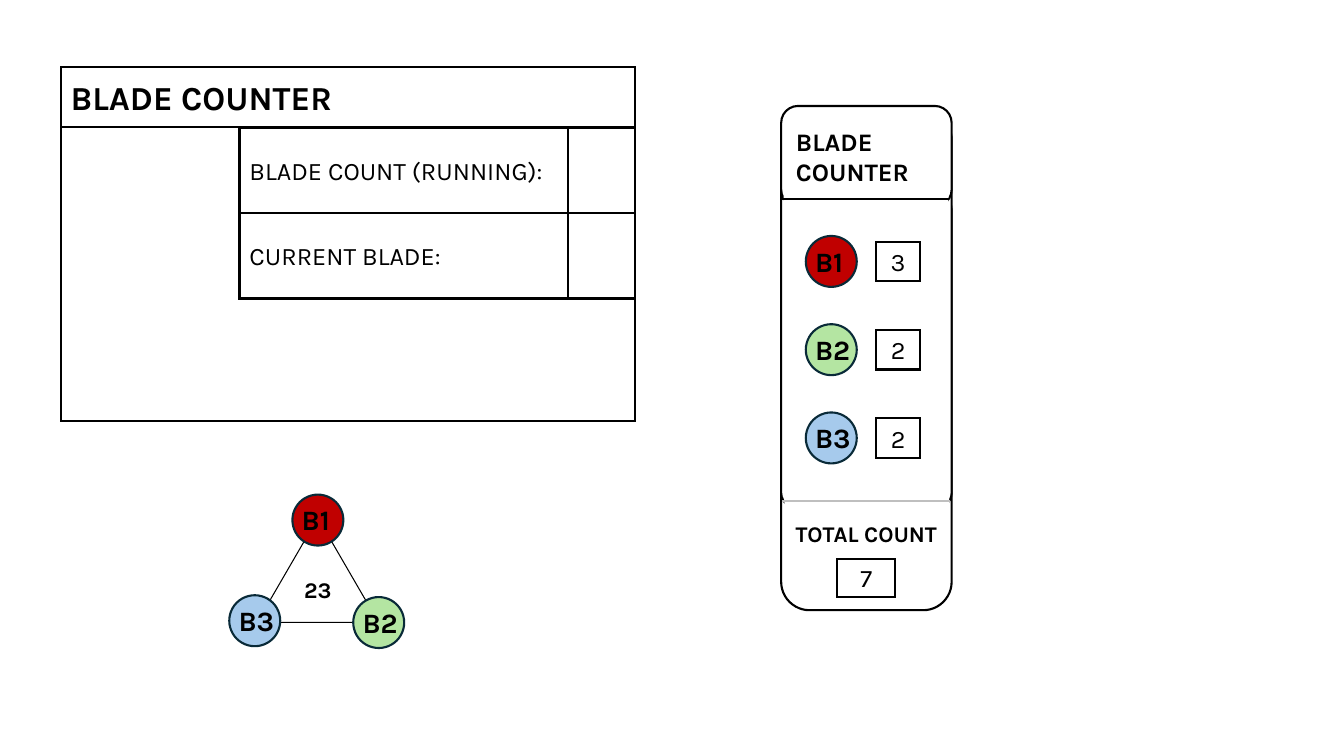
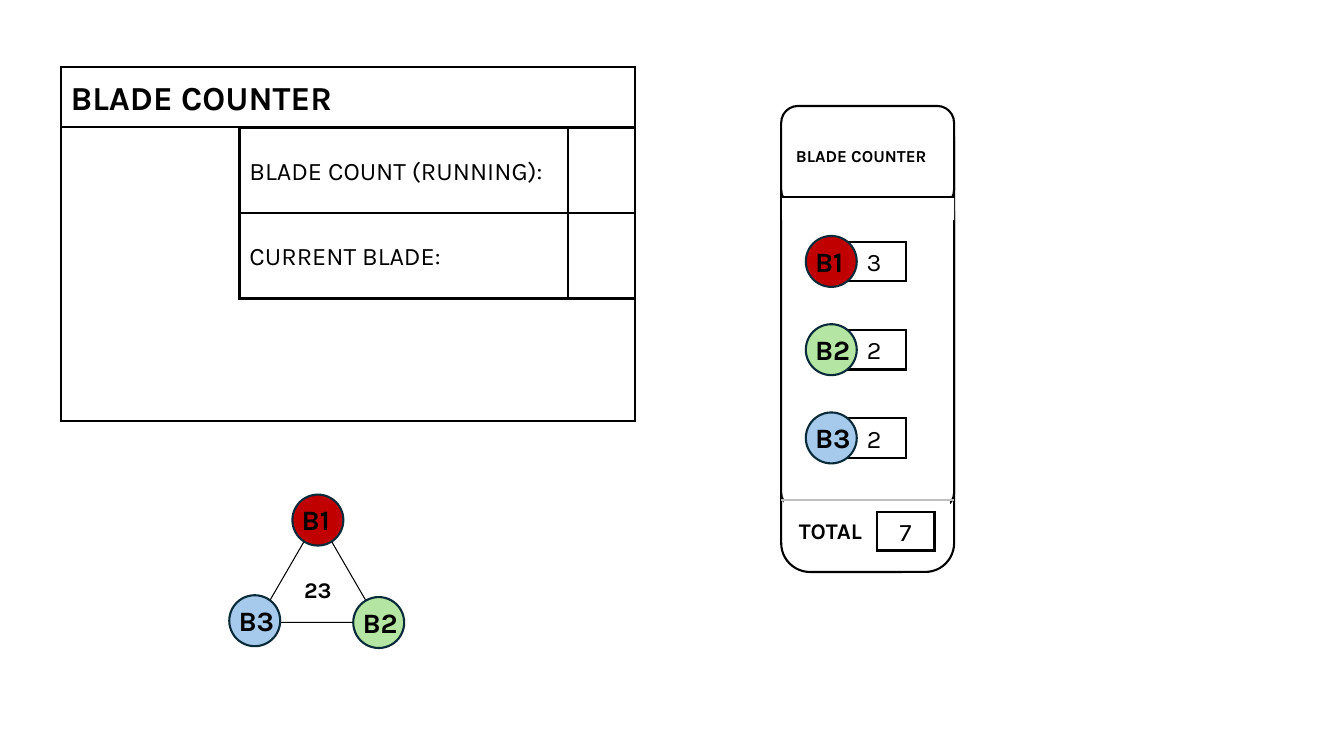
Before and after one commit to mkc2011/App-BLINC_iM, a slide deck: slide 2 of New Microsoft PowerPoint Presentation.pptx. Drawn at 1344x756 pixels with LibreOffice and Linux fonts; fonts in the diff are those of the drawing. Boxes give left, top, right and bottom in pixels: in the first picture for what was removed or moved away, otherwise in the second. Text is boxed around its words. In the diff, an @@ line names an element or a change of style, - is before the commit and + after.

Commit message:
Blade counter layout updated, WTG input parameters card layout updated,
Existing issue:
to revise overall structure
to add simulation controls tab
to add warnings
to add logos
to add System stats

```diff
--- a/New Microsoft PowerPoint Presentation.pptx
+++ b/New Microsoft PowerPoint Presentation.pptx
@@ rounded rectangle "BLADE COUNTER" at [781,106,955,207]: size 18 to 12 pt @@
@@ line moved from (781, 199) - (949, 199) to (781, 197) - (955, 197) @@
@@ rounded rectangle: place and size @@
-rounded rectangle at [781,182,952,610]
+rounded rectangle at [781,185,955,573]
@@ rectangle: place and size @@
-rectangle at [783,196,949,214]
+rectangle at [782,198,955,220]
@@ rectangle "3": place and size @@
-rectangle "3" at [876,242,921,281]
+rectangle "3" at [843,242,906,281]
@@ rectangle "2": place and size @@
-rectangle "2" at [876,330,921,369]
+rectangle "2" at [843,330,906,369]
@@ rectangle "2": place and size @@
-rectangle "2" at [876,418,921,458]
+rectangle "2" at [843,418,906,458]
@@ line moved from (782, 501) - (950, 501) to (781, 500) - (955, 500) @@
@@ rectangle: place and size @@
-rectangle at [784,495,950,513]
+rectangle at [783,499,950,509]
@@ text at [799,524,862,540]: text changed @@
-TOTAL COUNT
+TOTAL
@@ rectangle "7": place and size @@
-rectangle "7" at [838,559,895,597]
+rectangle "7" at [877,512,935,551]
```
Also in this commit, not shown: 3 slides added, 2 other files.
